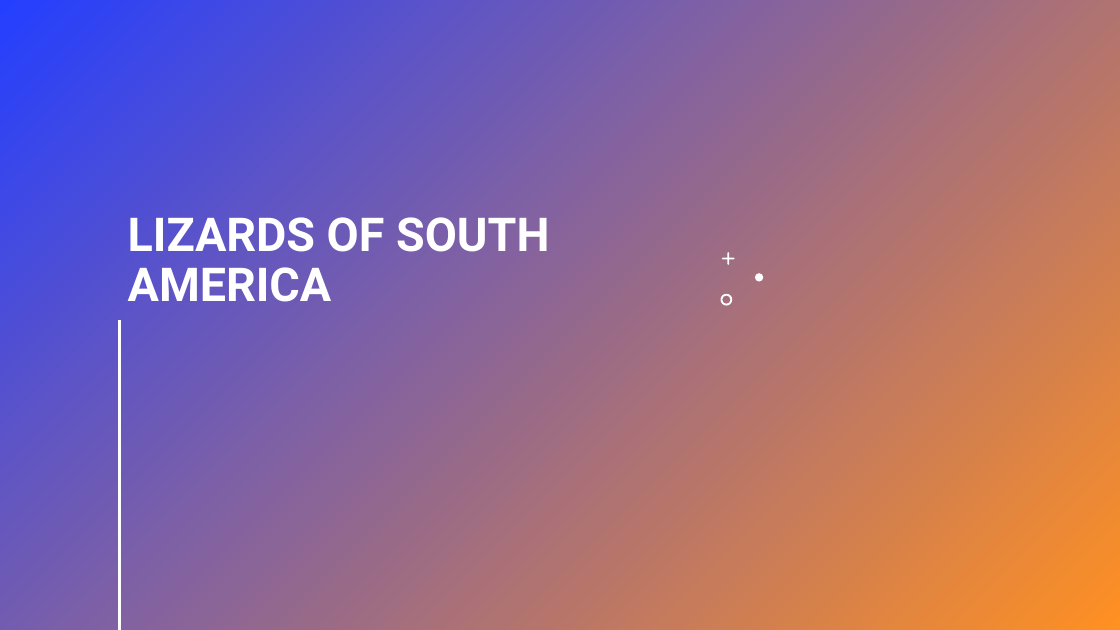
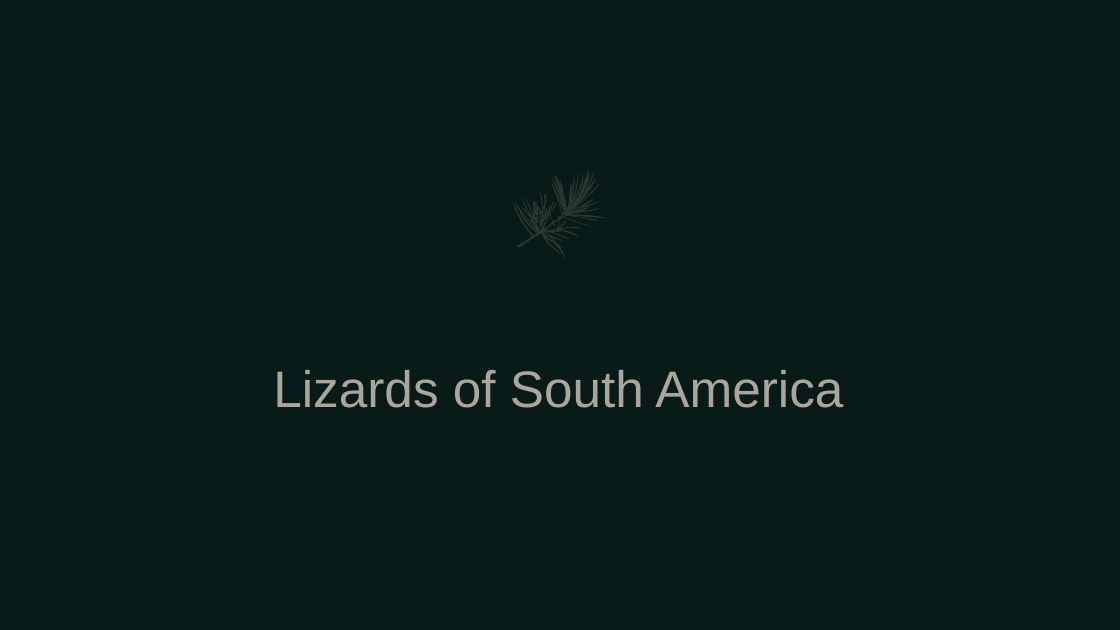
Before and after one commit to umarrasool15/Research2SlidesWebApp, a slide deck: slide 1 of src/main/resources/content/output/Lizards of South America.pptx. Drawn at 1120x630 pixels with LibreOffice and Linux fonts; fonts in the diff are those of the drawing. Boxes give left, top, right and bottom in pixels: in the first picture for what was removed or moved away, otherwise in the second. Text is boxed around its words. In the diff, an @@ line names an element or a change of style, - is before the commit and + after.

```diff
--- a/src/main/resources/content/output/Lizards of South America.pptx
+++ b/src/main/resources/content/output/Lizards of South America.pptx
@@ background gradient #243FFF to #FF9022 to #081B19 @@
@@ freeform shape added at (x1=501, y1=164, x2=616, y2=271), fill #313E35 at 82% opacity @@
@@ freeform shape removed at (x1=722, y1=252, x2=734, y2=265) @@
@@ freeform shape removed at (x1=721, y1=294, x2=733, y2=306) @@
@@ freeform shape removed at (x1=755, y1=273, x2=764, y2=281) @@
@@ line removed from (119, 321) to (119, 629) @@
@@ title at (x1=273, y1=370, x2=843, y2=408): text changed; size 40 to 44 pt; font Roboto to Arial; text colour #FFFFFF to #E2D4CA at 75% opacity; bold off @@
-LIZARDS OF SOUTH AMERICA
+Lizards of South America
```
Also in this commit, not shown: 5 other slides changed, 3 slides added, 3 slides removed, 9 other files.
